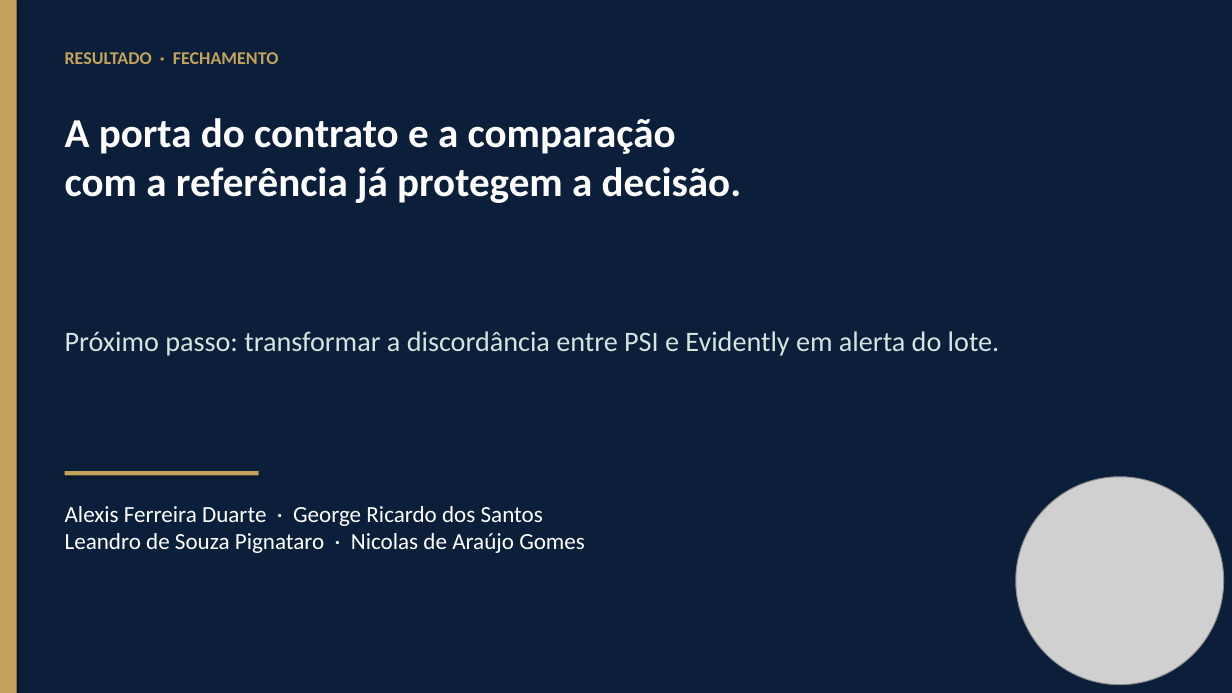
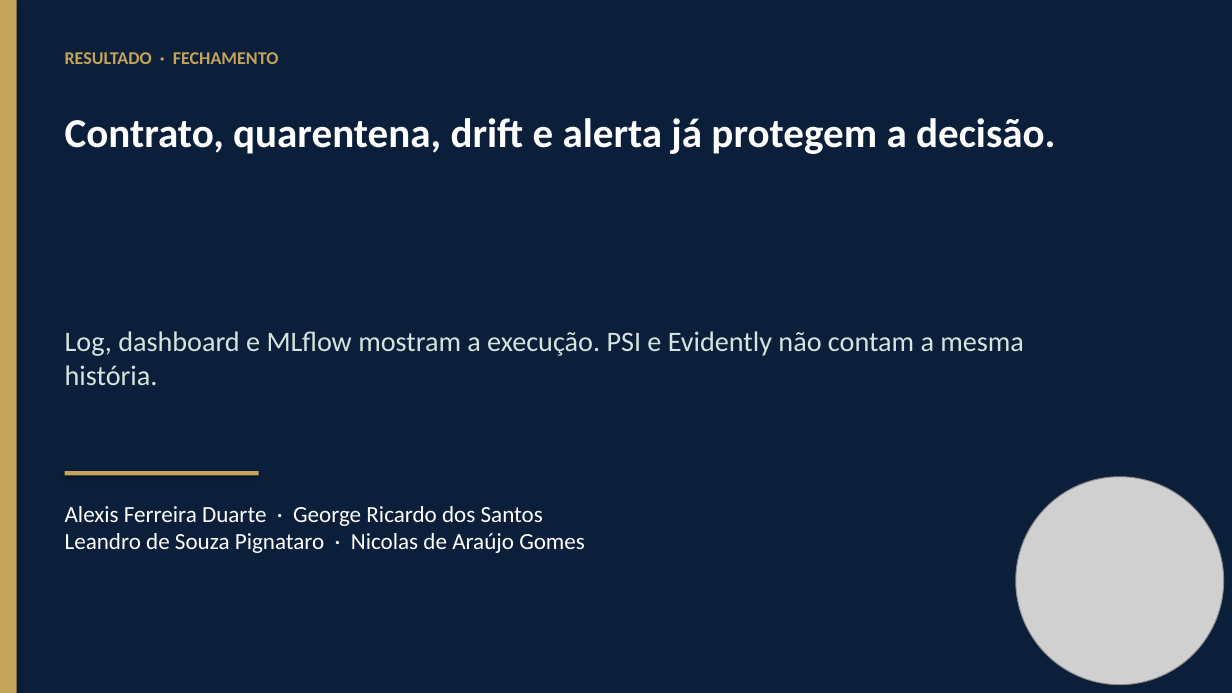
Before and after one commit to NicolasRM370990/credit-scoring-observability, a slide deck: slide 11 of docs/video/creditwatch_apresentacao.pptx. Drawn at 1232x693 pixels with LibreOffice and Linux fonts; fonts in the diff are those of the drawing; grey boxes stand for pictures. Boxes give left, top, right and bottom in pixels: in the first picture for what was removed or moved away, otherwise in the second. Text is boxed around its words. In the diff, an @@ line names an element or a change of style, - is before the commit and + after.

```diff
--- a/docs/video/creditwatch_apresentacao.pptx
+++ b/docs/video/creditwatch_apresentacao.pptx
@@ text at (x1=65, y1=118, x2=1056, y2=154): text changed @@
-A porta do contrato e a comparação
-com a referência já protegem a decisão.
+Contrato, quarentena, drift e alerta já protegem a decisão.
@@ text at (x1=65, y1=331, x2=1024, y2=385): text changed @@
-Próximo passo: transformar a discordância entre PSI e Evidently em alerta do lote.
+Log, dashboard e MLflow mostram a execução. PSI e Evidently não contam a mesma história.
```
Also in this commit, not shown: 6 other slides changed, 2 other files.
